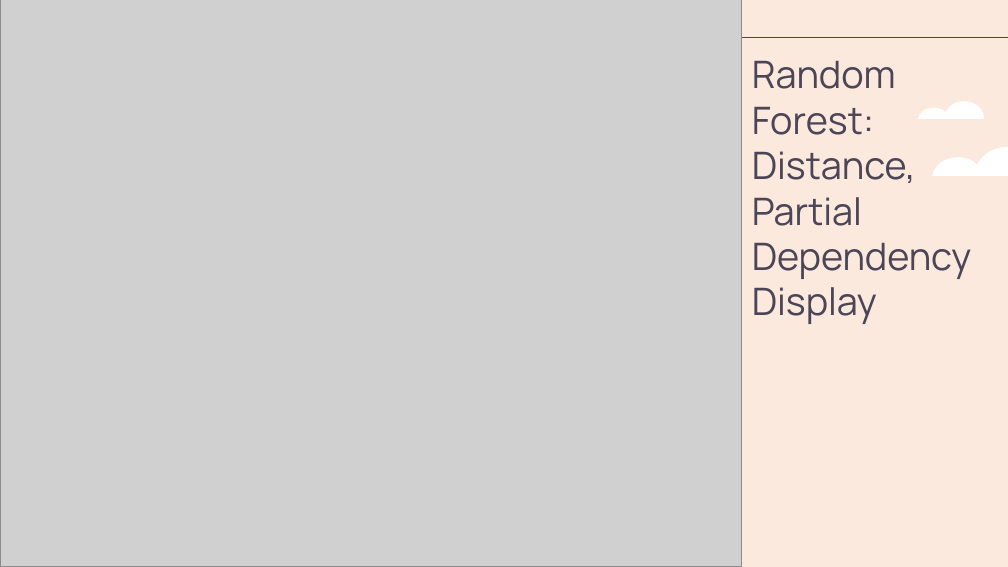
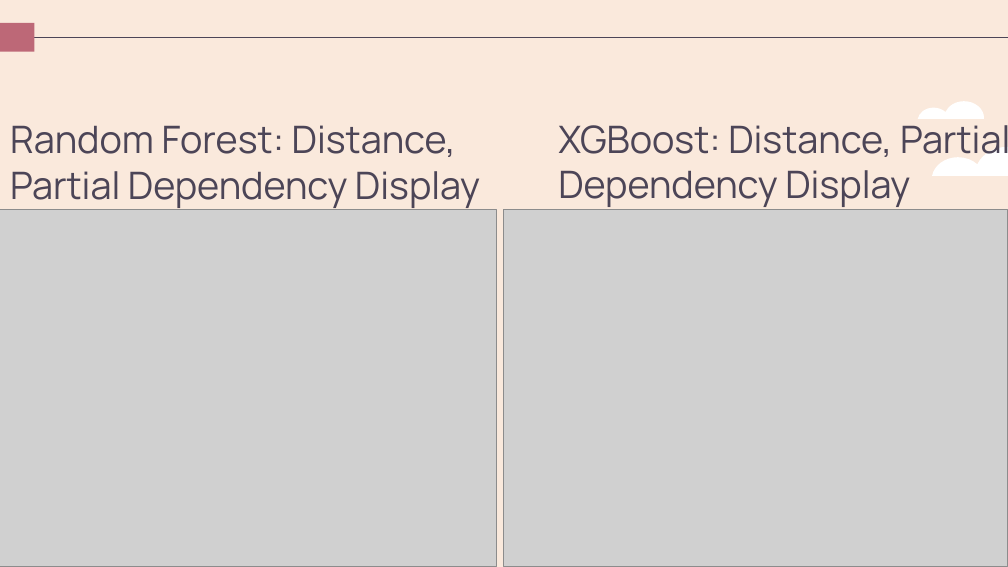
Before and after one commit to dimmediato/Haystacks_Capstone, a slide deck: slide 19 of Haystacks_Project.pptx (slide 14 before the commit). Drawn at 1008x567 pixels with LibreOffice and Linux fonts; fonts in the diff are those of the drawing; grey boxes stand for pictures. Boxes give left, top, right and bottom in pixels: in the first picture for what was removed or moved away, otherwise in the second. Text is boxed around its words. In the diff, an @@ line names an element or a change of style, - is before the commit and + after.

```diff
--- a/Haystacks_Project.pptx
+++ b/Haystacks_Project.pptx
@@ picture removed at <box>0,0,742,566</box> @@
@@ title "Random Forest: Distance, Partial Dependency ..." rewrapped from <box>752,60,972,324</box> to <box>10,125,480,210</box> @@
@@ text added at <box>558,125,1008,210</box>, 27 pt, text #4C4557 @@
+XGBoost: Distance, Partial Dependency Display
@@ picture added at <box>0,210,497,567</box> @@
@@ picture added at <box>504,210,1008,567</box> @@
```
Also in this commit, not shown: 8 other slides changed, 8 slides added, 6 slides removed, 8 other files.
